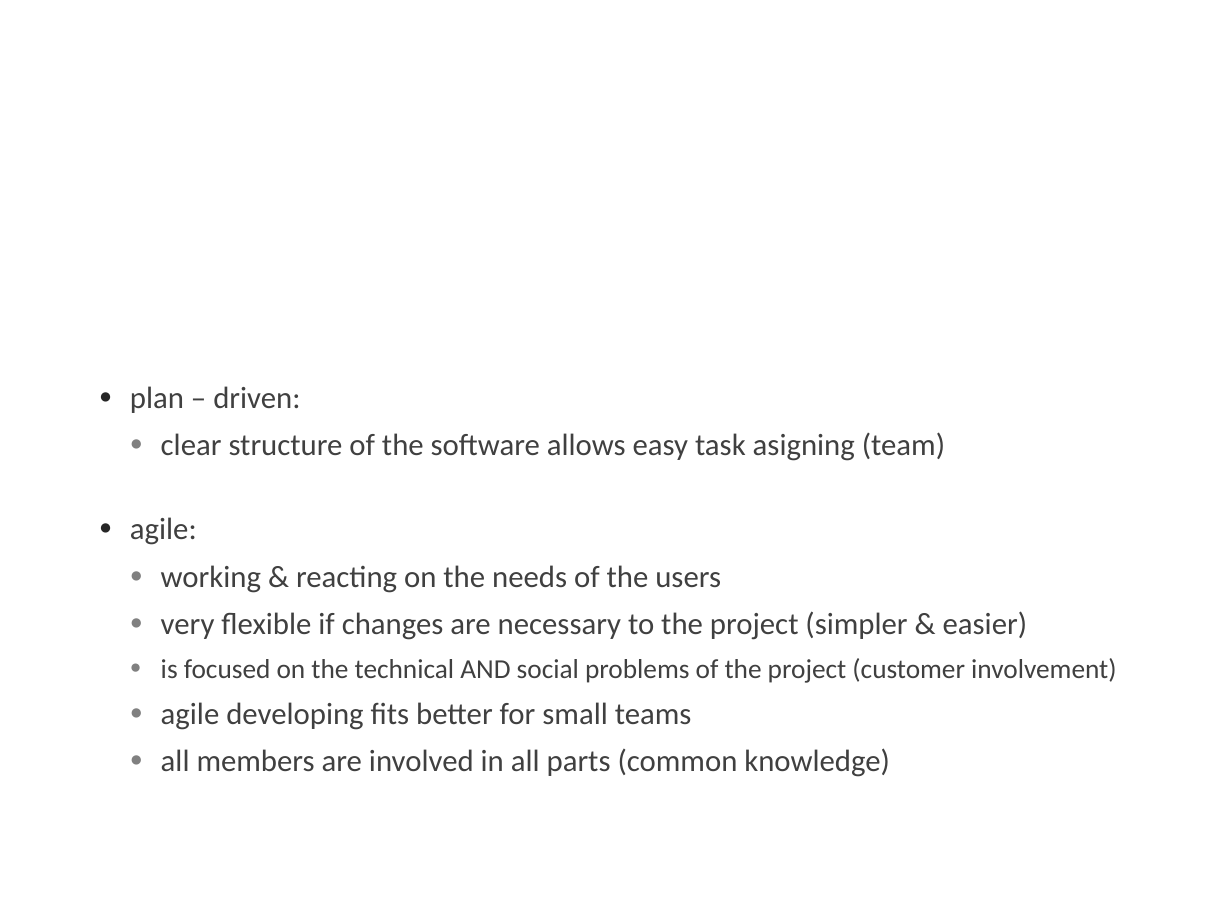
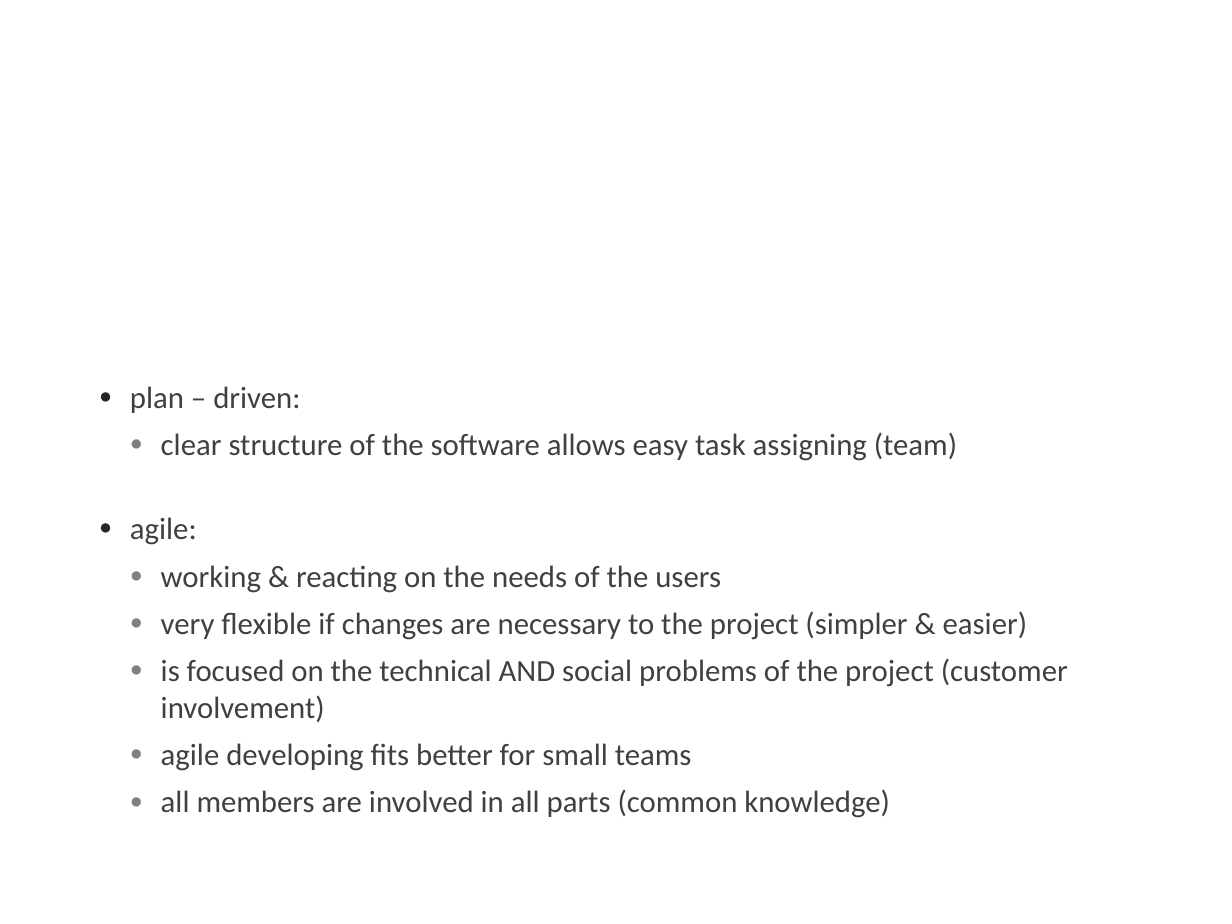
Before and after one commit to hirsp4/ch.bfh.btx8081.w2013.blue, a slide deck: slide 2 of ch.bfh.btx8081.w2013.blue/doc/task02/task02.pptx. Drawn at 1232x924 pixels with LibreOffice and Linux fonts; fonts in the diff are those of the drawing; background and template pictures are left out. Boxes give left, top, right and bottom in pixels: in the first picture for what was removed or moved away, otherwise in the second. Text is boxed around its words. In the diff, an @@ line names an element or a change of style, - is before the commit and + after.

Commit message:
changes in task02.ppt

```diff
--- a/ch.bfh.btx8081.w2013.blue/doc/task02/task02.pptx
+++ b/ch.bfh.btx8081.w2013.blue/doc/task02/task02.pptx
@@ text at (161, 432, 957, 461): text changed @@
-    ● clear structure of the software allows easy task asigning (team)
+    ● clear structure of the software allows easy task assigning (team)
@@ text at (161, 658, 1068, 722): size 16 to 18 pt in "is focused on the technical AND social ..." @@
```
Also in this commit, not shown: 3 other slides changed.
